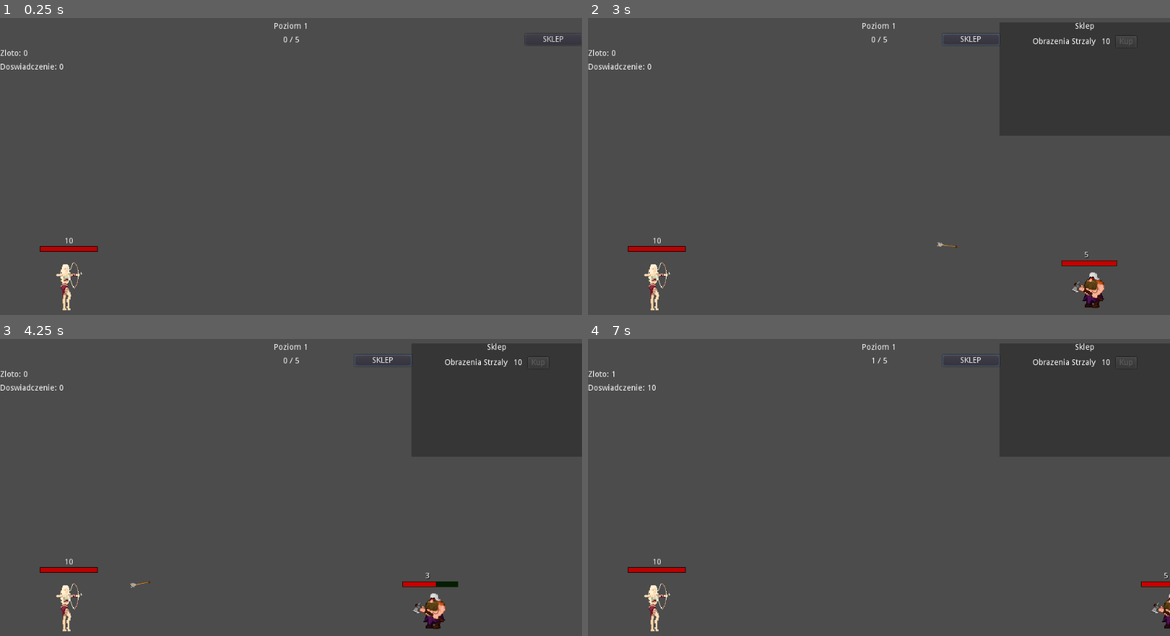
Above: before the commit, frames 1-4 (two rows, left to right).
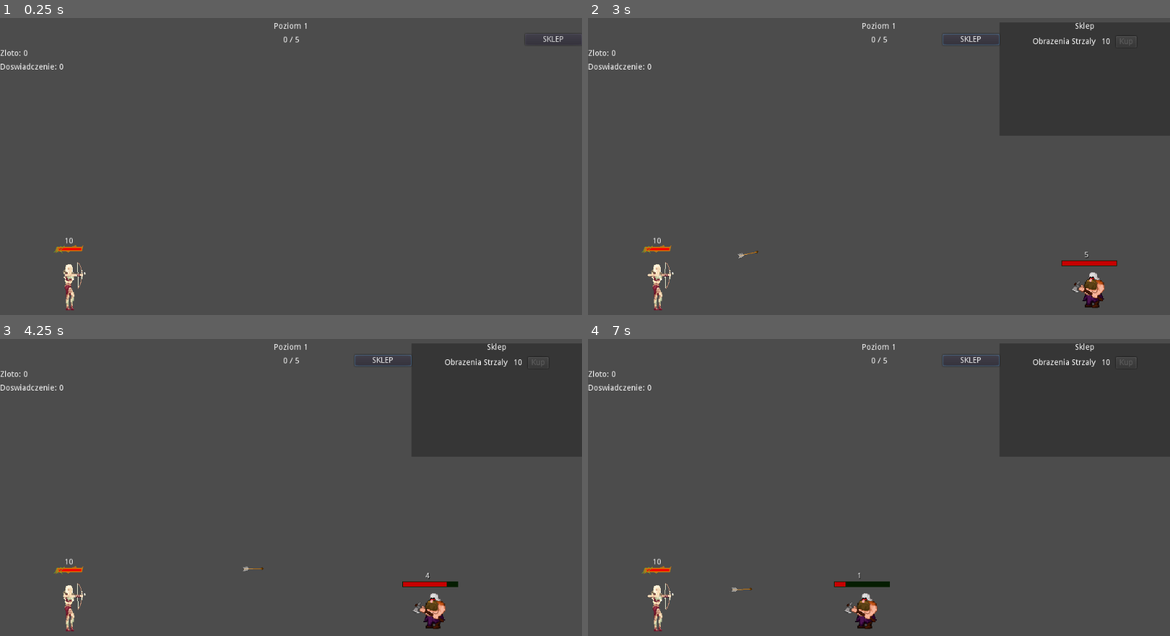
Above: after the commit, the same moments.

Repository: Flying-Octopus-Team/Asterielle
Game: Godot game, scene res://Scenes/World.tscn
Two runs of this game, one before a commit and one after it. Both use one fixed random seed, a clock stepped at 60 frames per second and the inputs below.
Inputs (mouse positions are in pixels of both pictures, inside the frame that each line leads up to):
- Up to frame 1 (0.25 s): no input
- Up to frame 2 (3 s): click "SKLEP" at 0.5 s; click "SKLEP" at 1.25 s; click "SKLEP" at 2 s; move the mouse to (1007, 151) at 2.77 s; click (1007, 151) at 2.85 s
- Up to frame 3 (4.25 s): move the mouse to (174, 508) at 3.52 s; click (174, 508) at 3.6 s
- Up to frame 4 (7 s): move the mouse to (937, 416) at 4.27 s; click (937, 416) at 4.35 s; move the mouse to (849, 558) at 5.02 s; click (849, 558) at 5.1 s; move the mouse to (1053, 540) at 5.77 s; click (1053, 540) at 5.85 s; move the mouse to (704, 439) at 6.52 s; click (704, 439) at 6.6 s

The runs differ from the first frame. In frame 1, 0.5% of the frame differs, in the area x 6-17%, y 76-99%; in frame 2, 0.6%; in frame 3, 0.6%; in frame 4, 1.4%, in the area x 4-100%, y 6-99%.

Commit message:
Add new HP bar + shot animation for elf

Diff:
--- /dev/null
+++ b/Animations/ElfShot.tres
@@ -0,0 +1,31 @@
+[gd_resource type="Animation" format=2]
+
+[resource]
+resource_name = "Shot"
+loop = true
+tracks/0/type = "value"
+tracks/0/path = NodePath(".:frame")
+tracks/0/interp = 1
+tracks/0/loop_wrap = true
+tracks/0/imported = false
+tracks/0/enabled = true
+tracks/0/keys = {
+"times": PoolRealArray( 0, 1 ),
+"transitions": PoolRealArray( 1, 1 ),
+"update": 0,
+"values": [ 0, 13 ]
+}
+tracks/1/type = "method"
+tracks/1/path = NodePath("..")
+tracks/1/interp = 1
+tracks/1/loop_wrap = true
+tracks/1/imported = false
+tracks/1/enabled = true
+tracks/1/keys = {
+"times": PoolRealArray( 0.5 ),
+"transitions": PoolRealArray( 1 ),
+"values": [ {
+"args": [  ],
+"method": "spawn_arrow"
+} ]
+}
--- a/Scenes/Elf.tscn
+++ b/Scenes/Elf.tscn
@@ -1,8 +1,11 @@
-[gd_scene load_steps=5 format=2]
+[gd_scene load_steps=8 format=2]
 
 [ext_resource path="res://Scripts/Elf.gd" type="Script" id=1]
-[ext_resource path="res://Textures/elf.png" type="Texture" id=2]
-[ext_resource path="res://Textures/OnePixel.png" type="Texture" id=3]
+[ext_resource path="res://Textures/efl_shot.png" type="Texture" id=2]
+[ext_resource path="res://Animations/ElfShot.tres" type="Animation" id=3]
+[ext_resource path="res://Textures/HP/HPBar_Under.png" type="Texture" id=4]
+[ext_resource path="res://Textures/HP/HPBar_bar.png" type="Texture" id=5]
+[ext_resource path="res://Textures/HP/HPBar_Over.png" type="Texture" id=6]
 
 [sub_resource type="RectangleShape2D" id=1]
 extents = Vector2( 62, 42 )
@@ -18,6 +21,12 @@
 position = Vector2( 0, -39 )
 scale = Vector2( 1.23796, 1.32713 )
 texture = ExtResource( 2 )
+vframes = 4
+hframes = 4
+
+[node name="AnimationPlayer" type="AnimationPlayer" parent="Sprite"]
+pause_mode = 2
+anims/Shot = ExtResource( 3 )
 
 [node name="Space" type="Area2D" parent="."]
 position = Vector2( 0, -50.8732 )
@@ -40,26 +49,23 @@
 [node name="HP" type="Node2D" parent="."]
 position = Vector2( 0, -104 )
 
-[node name="Background" type="ColorRect" parent="HP"]
-margin_left = -51.0
-margin_top = -5.0
-margin_right = 51.0
-margin_bottom = 5.0
-color = Color( 0, 0, 0, 1 )
+[node name="HPBar_Under" type="Sprite" parent="HP"]
+texture = ExtResource( 4 )
 
 [node name="HPBar" type="TextureProgress" parent="HP"]
-modulate = Color( 0.72549, 0.0117647, 0.0117647, 1 )
 anchor_left = 0.5
 anchor_top = 1.0
 anchor_right = 0.5
 anchor_bottom = 1.0
-margin_left = -0.999992
-margin_right = 7.62939e-006
-margin_bottom = 1.0
-rect_scale = Vector2( 100, 8 )
-rect_pivot_offset = Vector2( 0.5, 0.5 )
-value = 73.0
-texture_progress = ExtResource( 3 )
+margin_left = -18.0
+margin_top = -2.0
+margin_right = 22.0
+margin_bottom = 2.0
+value = 100.0
+texture_progress = ExtResource( 5 )
+
+[node name="HPBar_over" type="Sprite" parent="HP"]
+texture = ExtResource( 6 )
 
 [node name="HPLabel" type="Label" parent="HP"]
 margin_left = -20.0
--- a/Scripts/Elf.gd
+++ b/Scripts/Elf.gd
@@ -11,9 +11,11 @@
 var fire_point : Node2D
 var Arrow = load("res://Scenes/Arrow.tscn")
 var next_arrow_timer : float
+var next_arrow_velocity : Vector2
 
 onready var hp_bar = find_node("HPBar")
 onready var hp_label = find_node("HPLabel")
+onready var animation_player = find_node("AnimationPlayer")
 
 func _ready():
 	restart_arrow_timer()
@@ -31,6 +33,7 @@
 	var dwarf = $DwarfRayCast.get_collider()
 
 	if not dwarf:
+		animation_player.stop()
 		return
 
 	var proportion = abs(arrow_speed) / (abs(arrow_speed) + abs(dwarf.velocity.x))
@@ -39,20 +42,25 @@
 	var flying_time = path_x / arrow_speed
 	var arrow_velocity = Vector2(arrow_speed, -arrow_gravity * flying_time * 0.5)
 
-	shot_arrow(arrow_velocity)
+	next_arrow_velocity = arrow_velocity
+	shot_arrow()
 
 func _input(event):
 	if Input.is_action_just_pressed("faster_shot"):
 		next_arrow_timer -= 0.1
 
-func shot_arrow(arrow_velocity):
+func shot_arrow():
 	restart_arrow_timer()
 
+	animation_player.play("Shot")
+	#animation_player.clear_queue()
+
+func spawn_arrow():
 	var arrow = Arrow.instance()
 	get_parent().add_child(arrow);
 	arrow.global_position = fire_point.global_position
 	arrow.gravity = arrow_gravity
-	arrow.velocity = arrow_velocity
+	arrow.velocity = next_arrow_velocity
 	arrow.damage = arrow_damage
 
 func on_dwarf_hit(dmg) -> bool:
Binary file added: Textures/HP/HPBar_Over.png
Not shown, added: Textures/HP/HPBar_Over.png.import
Binary file added: Textures/HP/HPBar_Under.png
Not shown, added: Textures/HP/HPBar_Under.png.import
Binary file added: Textures/HP/HPBar_bar.png
Not shown, added: Textures/HP/HPBar_bar.png.import
Binary file added: Textures/efl_shot.png
Not shown, added: Textures/efl_shot.png.import
